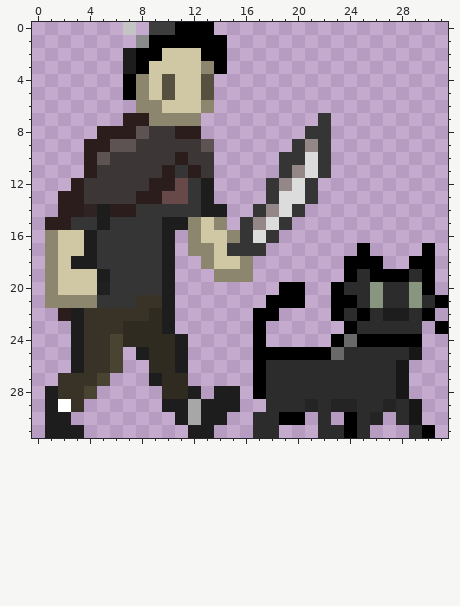
A pixel-art sprite gets an edit: res/max/max_rightwalk1.png. Above, as it was before the edit.
The file is 32x32 pixels. Pixels under 10% opacity are left out. Colours within 5 levels of each other are drawn and written as one.
And afterwards:
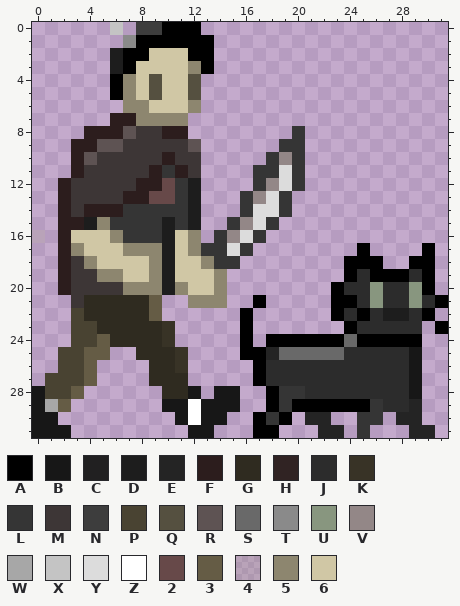
Palette (. is transparent): A #000000  B #171717  C #1d1d1df9  D #1d1d1d  E #242424  F #2c1d1d  G #2f2b20  H #302323  J #2c2c2c  K #383326  L #353535  M #3d3636  N #3d3d3d  P #494332  Q #555040  R #5e5353  S #696969  T #8a8a8a  U #88967f  V #938787  W #a7a7a7  X #c4c4c4  Y #dcdcdc  Z #ffffff  2 #674949  3 #655c45  4 #8d866f33  5 #8d866f  6 #d0c7a5
From old to new:
Changed rows in their new state; - is an unchanged pixel.
first column x 0:
 0 ------X.N-A--.-----------------
 1 -------TA-----.----------------
 2 ------DA-6--A-.----------------
 3 ------DA6---5A.----------------
 4 ------A56Q6-Q.-----------------
 5 ------A56Q6-Q.-----------------
 6 -------5-6--5.-----------------
 7 ------F-5---.---------.--------
 8 ----F--RM-F-.-------L..--------
 9 ---F-R-M----R.-----L-..--------
10 ---FRM----FM-.----LV-..--------
11 ---FM----FLFM.---LLYL..--------
12 --FM----F-2LD.---LVYL.---------
13 ---M---F-2-LD.--LVYL..---------
14 ---MFF-L----D..-LYYL.----------
15 -.-FD5-----LD..LVYL.-----------
16 4.F-665----6-.LVYL.------------
17 -.F5666555-6-LLY-.-------------
18 -.FM566665-66-LL.--------------
19 -.FMM55665-666-..--------------
20 -.FMMMM555-5665----..----------
21 -..MGGGGG3.-555--A...----------
22 --.PGGGGG3.-----A..------------
23 ---PPGG---K-----A.-------------
24 ---PP3G---K.----A.AAAAA--------
25 --PP33.-G--K----A-ESSSS--------
26 --PP3..----K----------------JB-
27 -PPP3.---G------------------JB-
28 BPP3.-------B-BB-.ALL-------JB-
29 BW3.------BBZBBB--ALAAAAAALJ-E-
30 BB.--------BZBB--AL-.EE-.LL-EE-
31 BBB.--------BB---AA---EE.L---EE
